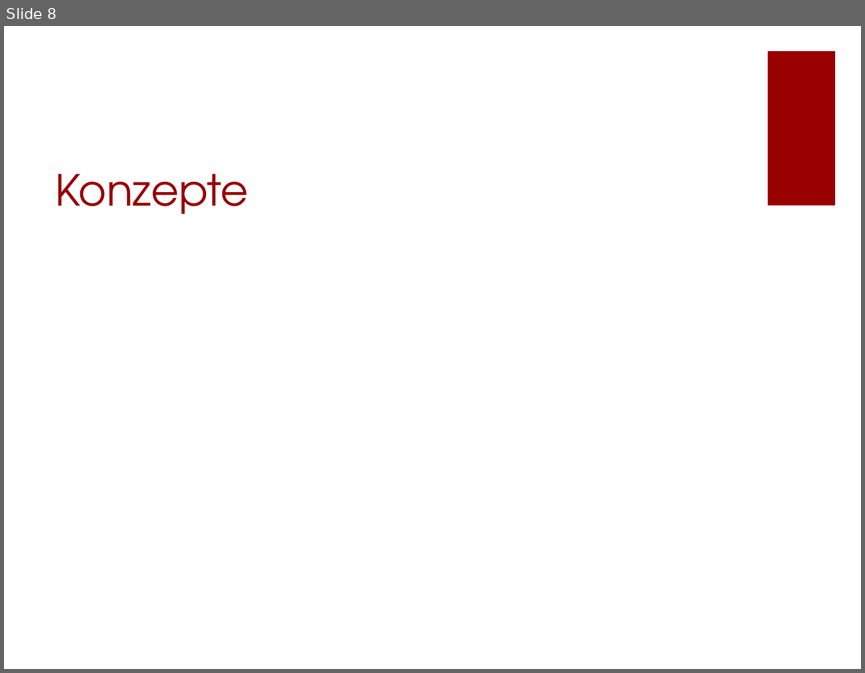
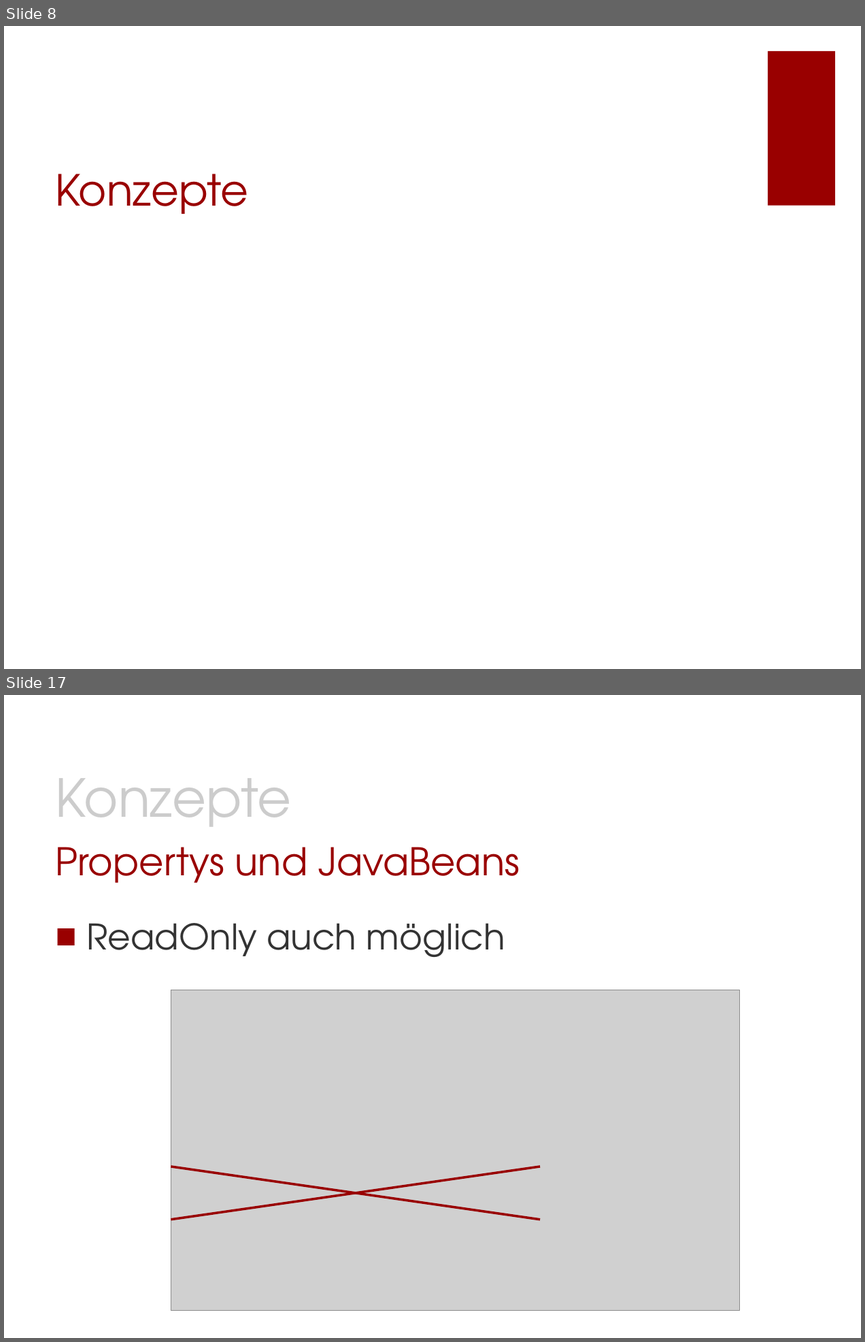
Before and after one commit to Morkunas/jfxusergroup, a slide deck: JavaFX-UserGroup.pptx. Shown one above the other, each under a label of ours: slide 8 before the commit, slides 8 and 17 after it; the slides between them are not shown. The pictures are 865x673 and 865x1342 pixels, drawn with LibreOffice and Linux fonts; fonts in the diff are those of the drawing; grey boxes stand for pictures; background and template pictures are left out. Boxes give left, top, right and bottom in pixels: in the first picture for what was removed or moved away, otherwise in the second. Text is boxed around its words. In the diff, an @@ line names an element or a change of style, - is before the commit and + after.

```diff
--- a/JavaFX-UserGroup.pptx
+++ b/JavaFX-UserGroup.pptx
@@ slide 17 added at (x1=4, y1=695, x2=861, y2=1338), background #FFFFFF @@
@@ text added at (x1=56, y1=778, x2=292, y2=826), 44 pt, text #CCCCCC @@
+Konzepte
@@ title added at (x1=56, y1=847, x2=519, y2=883), 32 pt, text #990000 @@
+Propertys und JavaBeans
@@ text added at (x1=86, y1=923, x2=505, y2=957), 29.6 pt, text #333333 @@
+■ ReadOnly auch möglich
@@ picture added at (x1=171, y1=989, x2=740, y2=1310) @@
@@ line added from (171, 1166) to (540, 1219), #990000 2 pt @@
@@ line added from (171, 1219) to (540, 1166), #990000 2 pt @@
```
Also in this commit, not shown: 11 slides changed, 5 other slides added, 2 slides removed.
